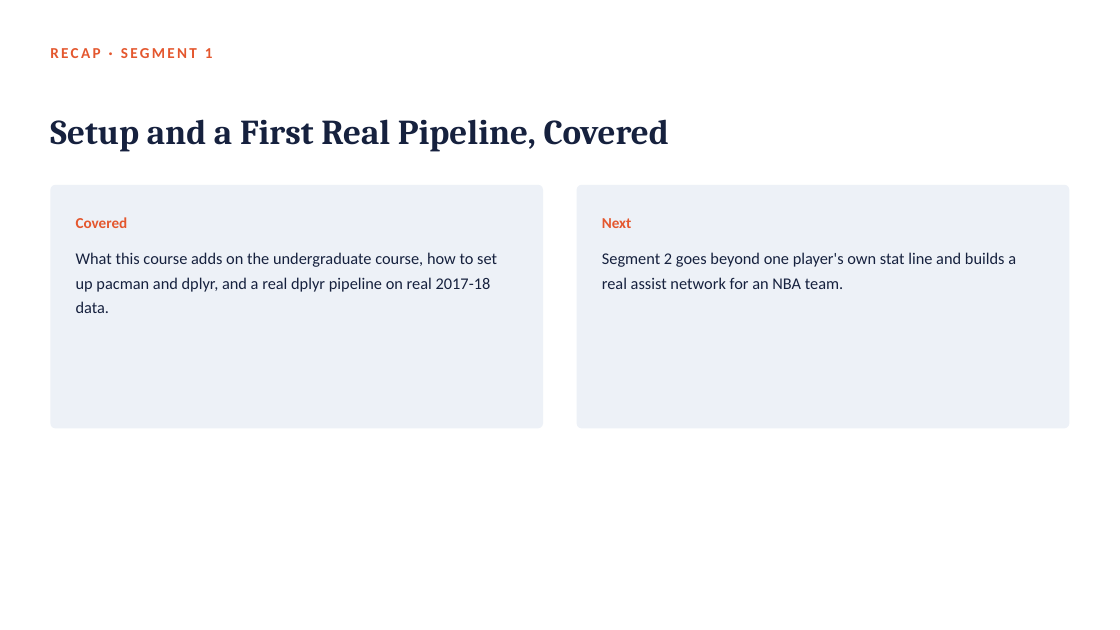
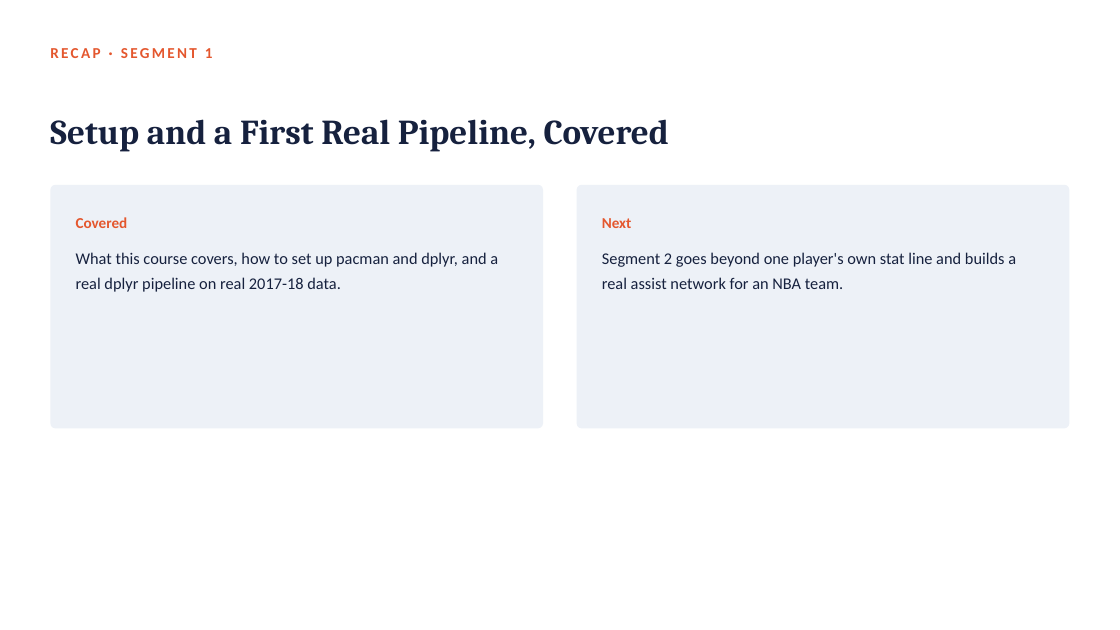
Before and after one commit to fmurital/Teaching-Curriculum, a slide deck: slide 15 of Sports-Analytics-Graduate/01_Getting_Started_with_Advanced_Basketball_Analytics/Lecture_Slides/Module01_Getting_Started_with_Advanced_Basketball_Analytics.pptx (slide 17 before the commit). Drawn at 1120x630 pixels with LibreOffice and Linux fonts; fonts in the diff are those of the drawing. Boxes give left, top, right and bottom in pixels: in the first picture for what was removed or moved away, otherwise in the second. Text is boxed around its words. In the diff, an @@ line names an element or a change of style, - is before the commit and + after.

Commit message:
Correct graduate course: build syllabus/schedule/admin, switch to course-wide Assignments/Midterm/Final structure, remove per-module homework, fix video policy and cross-course references in Modules 1-2

```diff
--- a/Sports-Analytics-Graduate/01_Getting_Started_with_Advanced_Basketball_Analytics/Lecture_Slides/Module01_Getting_Started_with_Advanced_Basketball_Analytics.pptx
+++ b/Sports-Analytics-Graduate/01_Getting_Started_with_Advanced_Basketball_Analytics/Lecture_Slides/Module01_Getting_Started_with_Advanced_Basketball_Analytics.pptx
@@ text at (76, 252, 498, 292): text changed @@
-What this course adds on the undergraduate course, how to set up pacman and dplyr, and a real dplyr pipeline on real 2017-18 data.
+What this course covers, how to set up pacman and dplyr, and a real dplyr pipeline on real 2017-18 data.
```
Also in this commit, not shown: 7 other slides changed, 3 slides removed, 16 other files.
